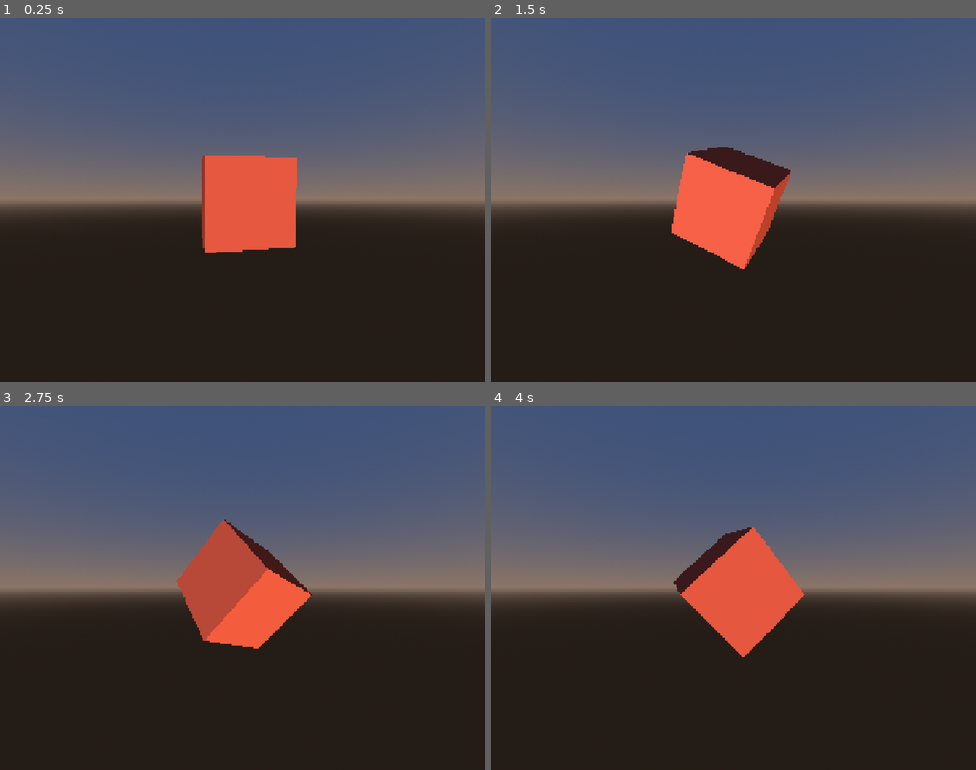
Above: before the commit, frames 1-4 (two rows, left to right).
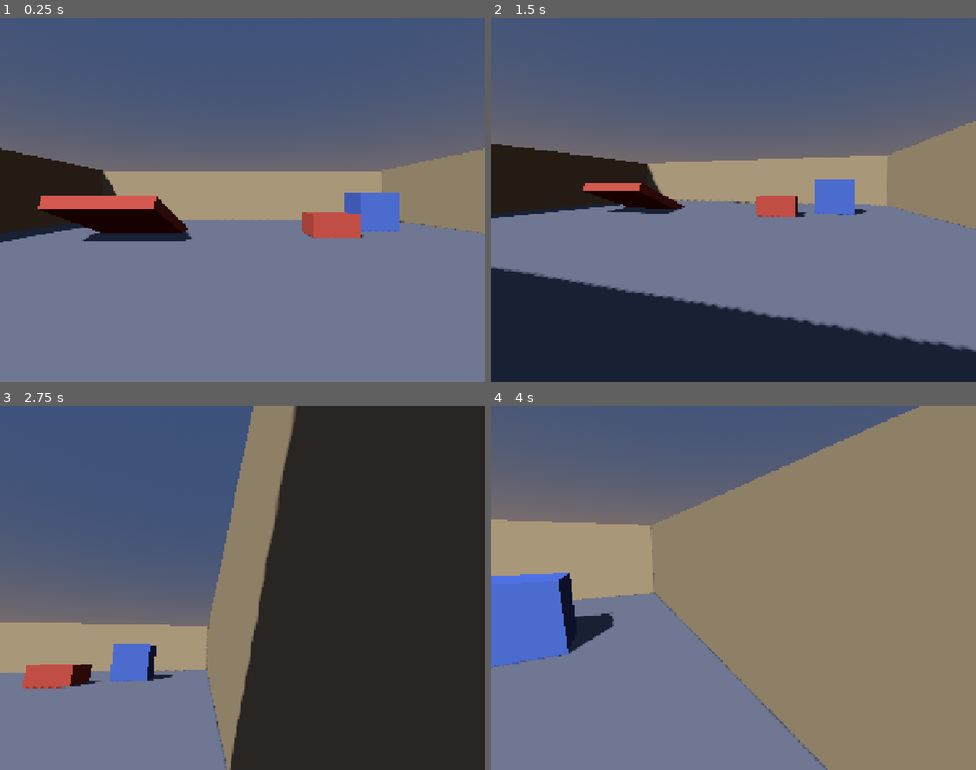
Above: after the commit, the same moments.

Repository: ffindusz/Retro-FPS-I
Game: Godot game, scene res://scenes/main.tscn
Same seed, same stepped clock (60 frames per second), same inputs: the game is played once before the commit and once after it.
Inputs (mouse positions are in pixels of both pictures, inside the frame that each line leads up to):
- Up to frame 1 (0.25 s): no input
- Up to frame 2 (1.5 s): move the mouse to (840, 181) at 0.52 s; hold D (move_right) 0.53-1.28 s; tap Space (jump) at 0.6, 0.77, 1.07, 1.35 s; move the mouse to (636, 218) at 1.27 s; hold S (move_back) from 1.28 s (still down)
- Up to frame 3 (2.75 s): tap Space (jump) at 1.52, 1.82, 2.1 s; move the mouse to (291, 507) at 2.02 s; release S (move_back) at 2.03 s; hold D (move_right) from 2.03 s (still down)
- Up to frame 4 (4 s): move the mouse to (709, 660) at 2.77 s; release D (move_right) at 2.78 s; hold W (move_forward) 2.78-3.53 s; tap Space (jump) at 2.85, 3.02, 3.32, 3.6, 3.77 s; move the mouse to (879, 642) at 3.52 s; hold A (move_left) from 3.53 s (still down)

The runs differ from the first frame. In frame 1, 58% of the frame differs, in the area x 0-100%, y 35-100%; in frame 2, 62%; in frame 3, 60%; in frame 4, 79%, in the area x 0-100%, y 0-100%.

Commit message:
Phase 1: Quake-style FPS controller and test room
- CharacterBody3D player: mouse look (screen_relative, immune to
  SubViewport scaling), Quake friction/accelerate, air control, jump
- Test box level with CSG floor/walls/boxes/ramp using PS1 materials
- Fix Sun light transform (was pointing upward)

Diff:
--- /dev/null
+++ b/scenes/levels/level_01.tscn
@@ -0,0 +1,86 @@
+[gd_scene load_steps=6 format=3]
+
+[ext_resource type="Shader" path="res://shaders/ps1_vertex_snap.gdshader" id="1_ps1"]
+
+[sub_resource type="ShaderMaterial" id="ShaderMaterial_floor"]
+shader = ExtResource("1_ps1")
+shader_parameter/albedo_color = Color(0.42, 0.42, 0.45, 1)
+shader_parameter/uv_scale = Vector2(1, 1)
+shader_parameter/snap_resolution = 240.0
+shader_parameter/affine_strength = 1.0
+
+[sub_resource type="ShaderMaterial" id="ShaderMaterial_wall"]
+shader = ExtResource("1_ps1")
+shader_parameter/albedo_color = Color(0.62, 0.55, 0.42, 1)
+shader_parameter/uv_scale = Vector2(1, 1)
+shader_parameter/snap_resolution = 240.0
+shader_parameter/affine_strength = 1.0
+
+[sub_resource type="ShaderMaterial" id="ShaderMaterial_red"]
+shader = ExtResource("1_ps1")
+shader_parameter/albedo_color = Color(0.7, 0.3, 0.25, 1)
+shader_parameter/uv_scale = Vector2(1, 1)
+shader_parameter/snap_resolution = 240.0
+shader_parameter/affine_strength = 1.0
+
+[sub_resource type="ShaderMaterial" id="ShaderMaterial_blue"]
+shader = ExtResource("1_ps1")
+shader_parameter/albedo_color = Color(0.3, 0.4, 0.7, 1)
+shader_parameter/uv_scale = Vector2(1, 1)
+shader_parameter/snap_resolution = 240.0
+shader_parameter/affine_strength = 1.0
+
+[node name="Level01" type="Node3D"]
+
+[node name="Geometry" type="Node3D" parent="."]
+
+[node name="Floor" type="CSGBox3D" parent="Geometry"]
+transform = Transform3D(1, 0, 0, 0, 1, 0, 0, 0, 1, 0, -0.5, 0)
+use_collision = true
+size = Vector3(24, 1, 24)
+material = SubResource("ShaderMaterial_floor")
+
+[node name="WallN" type="CSGBox3D" parent="Geometry"]
+transform = Transform3D(1, 0, 0, 0, 1, 0, 0, 0, 1, 0, 2, -12)
+use_collision = true
+size = Vector3(24, 4, 1)
+material = SubResource("ShaderMaterial_wall")
+
+[node name="WallS" type="CSGBox3D" parent="Geometry"]
+transform = Transform3D(1, 0, 0, 0, 1, 0, 0, 0, 1, 0, 2, 12)
+use_collision = true
+size = Vector3(24, 4, 1)
+material = SubResource("ShaderMaterial_wall")
+
+[node name="WallE" type="CSGBox3D" parent="Geometry"]
+transform = Transform3D(1, 0, 0, 0, 1, 0, 0, 0, 1, 12, 2, 0)
+use_collision = true
+size = Vector3(1, 4, 24)
+material = SubResource("ShaderMaterial_wall")
+
+[node name="WallW" type="CSGBox3D" parent="Geometry"]
+transform = Transform3D(1, 0, 0, 0, 1, 0, 0, 0, 1, -12, 2, 0)
+use_collision = true
+size = Vector3(1, 4, 24)
+material = SubResource("ShaderMaterial_wall")
+
+[node name="Box1" type="CSGBox3D" parent="Geometry"]
+transform = Transform3D(1, 0, 0, 0, 1, 0, 0, 0, 1, 4, 0.5, -3)
+use_collision = true
+size = Vector3(2, 1, 2)
+material = SubResource("ShaderMaterial_red")
+
+[node name="Box2" type="CSGBox3D" parent="Geometry"]
+transform = Transform3D(1, 0, 0, 0, 1, 0, 0, 0, 1, 7, 1, -5)
+use_collision = true
+size = Vector3(2, 2, 2)
+material = SubResource("ShaderMaterial_blue")
+
+[node name="Ramp" type="CSGBox3D" parent="Geometry"]
+transform = Transform3D(1, 0, 0, 0, 0.94, 0.342, 0, -0.342, 0.94, -5, 0.5, -3)
+use_collision = true
+size = Vector3(4, 0.5, 6)
+material = SubResource("ShaderMaterial_red")
+
+[node name="PlayerSpawn" type="Marker3D" parent="."]
+transform = Transform3D(1, 0, 0, 0, 1, 0, 0, 0, 1, 0, 0.1, 8)
--- a/scenes/main.tscn
+++ b/scenes/main.tscn
@@ -1,16 +1,8 @@
-[gd_scene load_steps=8 format=3]
+[gd_scene load_steps=7 format=3]
 
 [ext_resource type="Script" path="res://scripts/main.gd" id="1_main"]
-[ext_resource type="Shader" path="res://shaders/ps1_vertex_snap.gdshader" id="2_ps1"]
-
-[sub_resource type="ShaderMaterial" id="ShaderMaterial_cube"]
-shader = ExtResource("2_ps1")
-shader_parameter/albedo_color = Color(0.85, 0.35, 0.25, 1)
-shader_parameter/uv_scale = Vector2(1, 1)
-shader_parameter/snap_resolution = 240.0
-shader_parameter/affine_strength = 1.0
-
-[sub_resource type="BoxMesh" id="BoxMesh_test"]
+[ext_resource type="PackedScene" path="res://scenes/levels/level_01.tscn" id="2_level"]
+[ext_resource type="PackedScene" path="res://scenes/player/player.tscn" id="3_player"]
 
 [sub_resource type="ProceduralSkyMaterial" id="ProceduralSkyMaterial_sky"]
 sky_top_color = Color(0.24, 0.32, 0.48, 1)
@@ -57,14 +49,10 @@
 environment = SubResource("Environment_main")
 
 [node name="Sun" type="DirectionalLight3D" parent="ViewportContainer/GameViewport/World"]
-transform = Transform3D(1, 0, 0, 0, 0.643, -0.766, 0, 0.766, 0.643, 0, 10, 0)
+transform = Transform3D(0.866025, 0.321394, -0.383022, 0, 0.766044, 0.642788, 0.5, -0.55667, 0.663414, 0, 10, 0)
 shadow_enabled = true
 
-[node name="Camera3D" type="Camera3D" parent="ViewportContainer/GameViewport/World"]
-transform = Transform3D(1, 0, 0, 0, 1, 0, 0, 0, 1, 0, 1, 3)
+[node name="Level01" parent="ViewportContainer/GameViewport/World" instance=ExtResource("2_level")]
 
-[node name="TestCube" type="MeshInstance3D" parent="ViewportContainer/GameViewport/World"]
-unique_name_in_owner = true
-transform = Transform3D(1, 0, 0, 0, 1, 0, 0, 0, 1, 0, 1, 0)
-mesh = SubResource("BoxMesh_test")
-surface_material_override/0 = SubResource("ShaderMaterial_cube")
+[node name="Player" parent="ViewportContainer/GameViewport/World" instance=ExtResource("3_player")]
+transform = Transform3D(1, 0, 0, 0, 1, 0, 0, 0, 1, 0, 0.1, 8)
--- /dev/null
+++ b/scenes/player/player.tscn
@@ -0,0 +1,23 @@
+[gd_scene load_steps=3 format=3]
+
+[ext_resource type="Script" path="res://scripts/player/player_controller.gd" id="1_ctrl"]
+
+[sub_resource type="CapsuleShape3D" id="CapsuleShape3D_body"]
+radius = 0.4
+height = 1.8
+
+[node name="Player" type="CharacterBody3D"]
+collision_layer = 2
+collision_mask = 5
+script = ExtResource("1_ctrl")
+
+[node name="CollisionShape3D" type="CollisionShape3D" parent="."]
+transform = Transform3D(1, 0, 0, 0, 1, 0, 0, 0, 1, 0, 0.9, 0)
+shape = SubResource("CapsuleShape3D_body")
+
+[node name="Head" type="Node3D" parent="."]
+transform = Transform3D(1, 0, 0, 0, 1, 0, 0, 0, 1, 0, 1.6, 0)
+
+[node name="Camera3D" type="Camera3D" parent="Head"]
+fov = 75.0
+near = 0.05
--- a/scripts/main.gd
+++ b/scripts/main.gd
@@ -1,12 +1,4 @@
 extends Control
-## Entry point. Phase 0: verifies the low-res PS1 render pipeline by
-## spinning a test cube inside the 320x240 SubViewport. Later phases
-## replace the test scene with the real game and add screen routing.
-
-@onready var _test_cube: MeshInstance3D = %TestCube
-
-
-func _process(delta: float) -> void:
-	if is_instance_valid(_test_cube):
-		_test_cube.rotate_y(delta * 0.8)
-		_test_cube.rotate_x(delta * 0.35)
+## Entry point. Hosts the low-res PS1 SubViewport that the 3D game renders
+## into. Phase 6 adds start/end screen routing here; for now the level and
+## player are instanced directly in the scene.
--- /dev/null
+++ b/scripts/player/player_controller.gd
@@ -0,0 +1,81 @@
+class_name PlayerController
+extends CharacterBody3D
+## Quake-style first-person controller: ground friction + acceleration
+## toward a "wish direction", mild air control, jump, mouse look.
+## Movement math mirrors Quake 1's pmove.
+
+@export_group("Look")
+@export var mouse_sensitivity := 0.002
+@export var pitch_limit_deg := 89.0
+
+@export_group("Movement")
+@export var walk_speed := 7.0
+@export var ground_accel := 10.0
+@export var air_accel := 1.5
+@export var friction := 6.0
+@export var jump_velocity := 8.0
+@export var gravity := 20.0
+
+@onready var head: Node3D = $Head
+@onready var camera: Camera3D = $Head/Camera3D
+
+
+func _ready() -> void:
+	Input.mouse_mode = Input.MOUSE_MODE_CAPTURED
+
+
+func _unhandled_input(event: InputEvent) -> void:
+	if event is InputEventMouseMotion and Input.mouse_mode == Input.MOUSE_MODE_CAPTURED:
+		# screen_relative is in physical pixels, unaffected by the low-res
+		# SubViewport scaling (plain `relative` arrives divided by the
+		# container's stretch factor, which would slow the look 4x).
+		var motion: Vector2 = event.screen_relative
+		rotate_y(-motion.x * mouse_sensitivity)
+		head.rotation.x = clampf(head.rotation.x - motion.y * mouse_sensitivity,
+				-deg_to_rad(pitch_limit_deg), deg_to_rad(pitch_limit_deg))
+	elif event.is_action_pressed("ui_cancel"):
+		# Dev convenience: Esc toggles mouse capture.
+		if Input.mouse_mode == Input.MOUSE_MODE_CAPTURED:
+			Input.mouse_mode = Input.MOUSE_MODE_VISIBLE
+		else:
+			Input.mouse_mode = Input.MOUSE_MODE_CAPTURED
+
+
+func _physics_process(delta: float) -> void:
+	var input_2d := Input.get_vector("move_left", "move_right", "move_forward", "move_back")
+	var wish_dir := (transform.basis * Vector3(input_2d.x, 0.0, input_2d.y)).normalized()
+
+	if is_on_floor():
+		_apply_friction(delta)
+		_accelerate(wish_dir, walk_speed, ground_accel, delta)
+		if Input.is_action_just_pressed("jump"):
+			velocity.y = jump_velocity
+	else:
+		_accelerate(wish_dir, walk_speed, air_accel, delta)
+		velocity.y -= gravity * delta
+
+	move_and_slide()
+
+
+func _accelerate(wish_dir: Vector3, wish_speed: float, accel: float, delta: float) -> void:
+	# Quake accelerate: only add speed up to the shortfall between wish_speed
+	# and the velocity already projected onto wish_dir, so holding a direction
+	# you are already moving in fast adds nothing.
+	var current_speed := velocity.dot(wish_dir)
+	var add_speed := wish_speed - current_speed
+	if add_speed <= 0.0:
+		return
+	velocity += wish_dir * minf(accel * wish_speed * delta, add_speed)
+
+
+func _apply_friction(delta: float) -> void:
+	var speed := Vector2(velocity.x, velocity.z).length()
+	if speed < 0.01:
+		velocity.x = 0.0
+		velocity.z = 0.0
+		return
+	# Exponential-ish decay: drop a fraction of current speed each tick.
+	var drop := speed * friction * delta
+	var scale := maxf(speed - drop, 0.0) / speed
+	velocity.x *= scale
+	velocity.z *= scale
Not shown, added: scripts/player/player_controller.gd.uid
